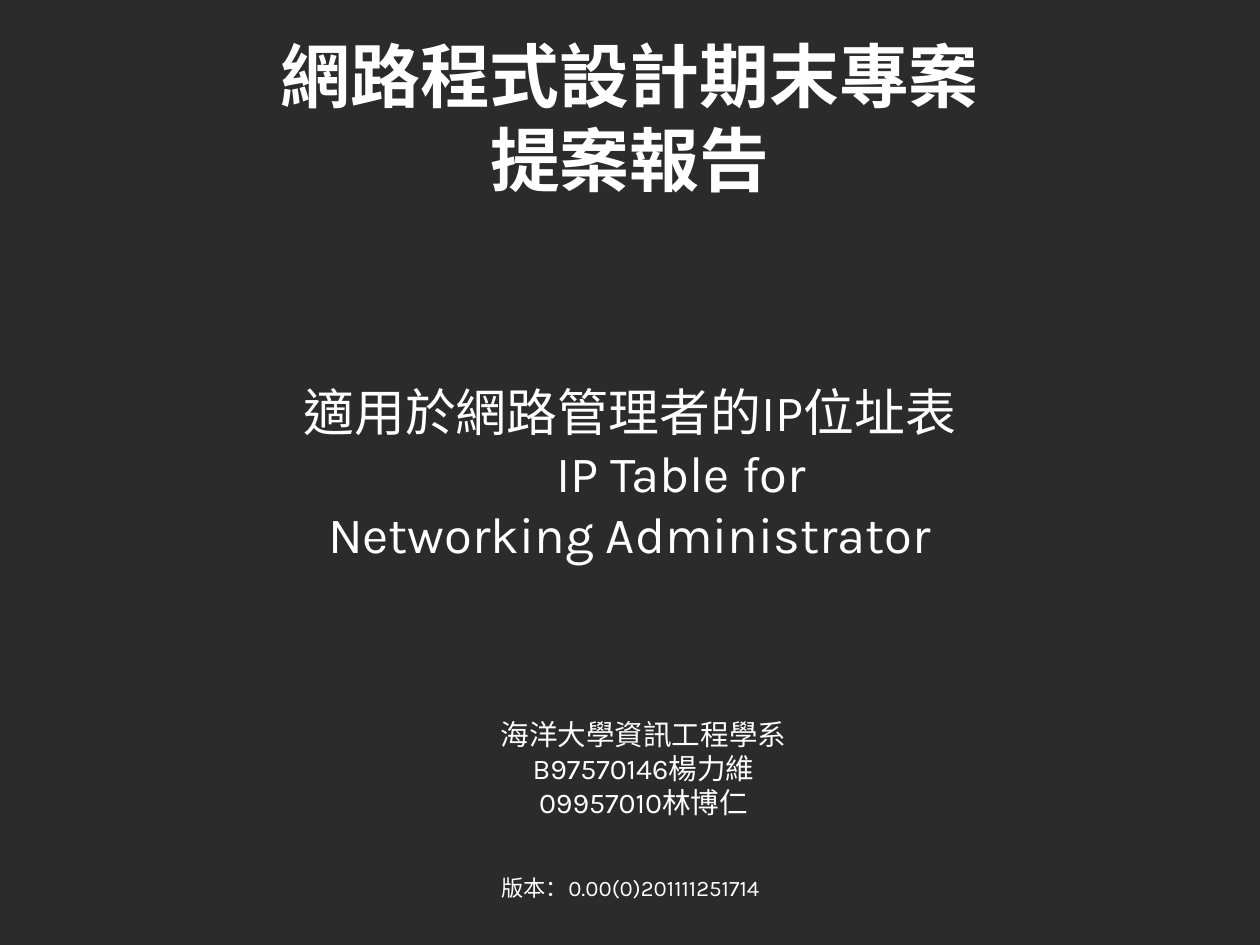
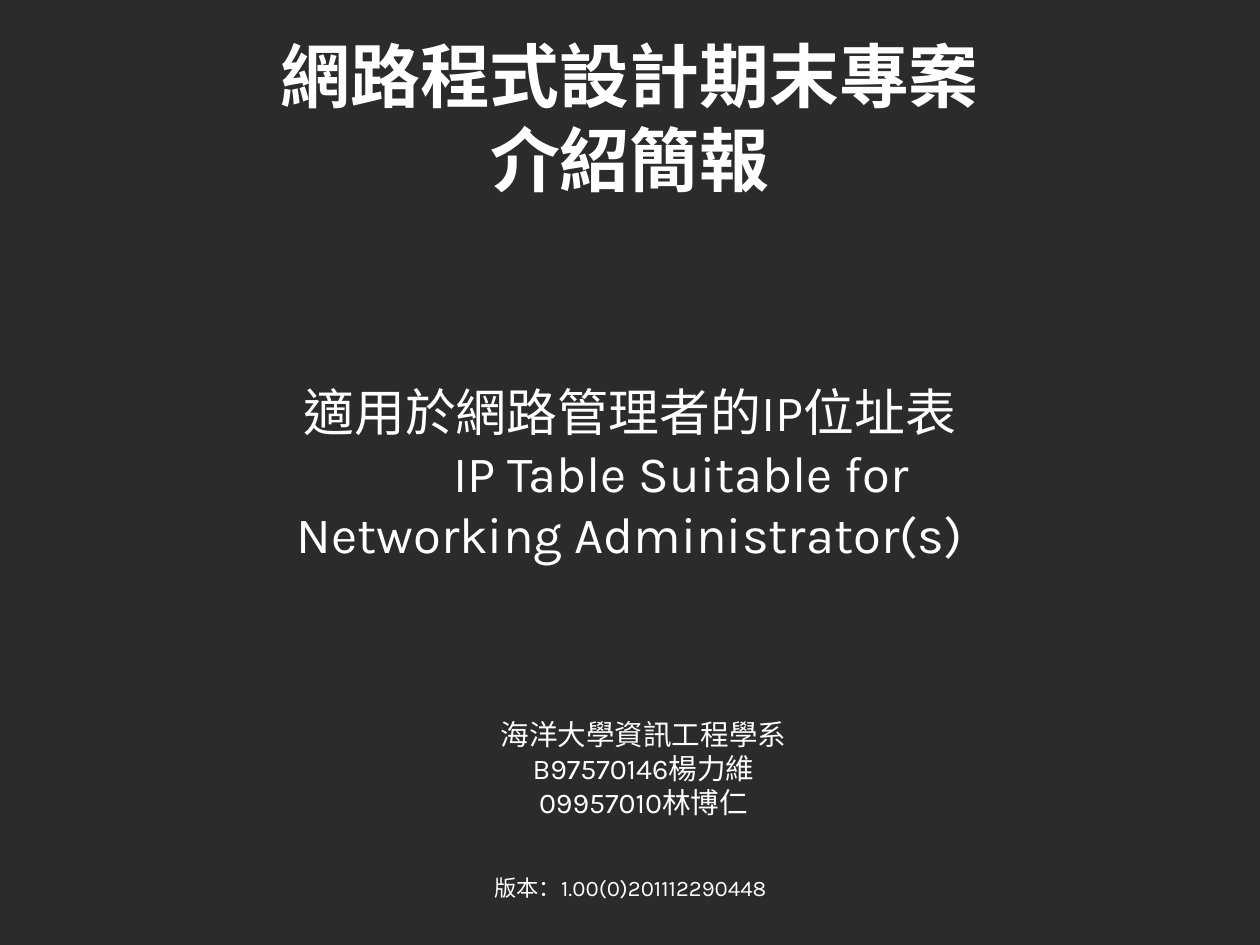
Before and after one commit to brlin-tw/NetAdminIPTableCorporate, a slide deck: slide 1 of Resources/Manual/Project_manual.odp. Drawn at 1260x945 pixels with LibreOffice and Linux fonts; fonts in the diff are those of the drawing; background and template pictures are left out; a plain dark background stands for a picture behind light text. Boxes give left, top, right and bottom in pixels: in the first picture for what was removed or moved away, otherwise in the second. Text is boxed around its words. In the diff, an @@ line names an element or a change of style, - is before the commit and + after.

```diff
--- a/Resources/Manual/Project_manual.odp
+++ b/Resources/Manual/Project_manual.odp
@@ title at [280,42,978,193]: text changed @@
-網路程式設計期末專案
-提案報告
+網路程式設計期末專案
+介紹簡報
@@ subtitle at [297,457,962,565]: text changed @@
-IP Table for
-Networking Administrator
+IP Table Suitable for
+Networking Administrator(s)
@@ text at [494,877,766,899]: text changed @@
-版本：0.00(0)201111251714
+版本：1.00(0)201112290448
```
Also in this commit, not shown: 4 other slides changed, 1 other file.
